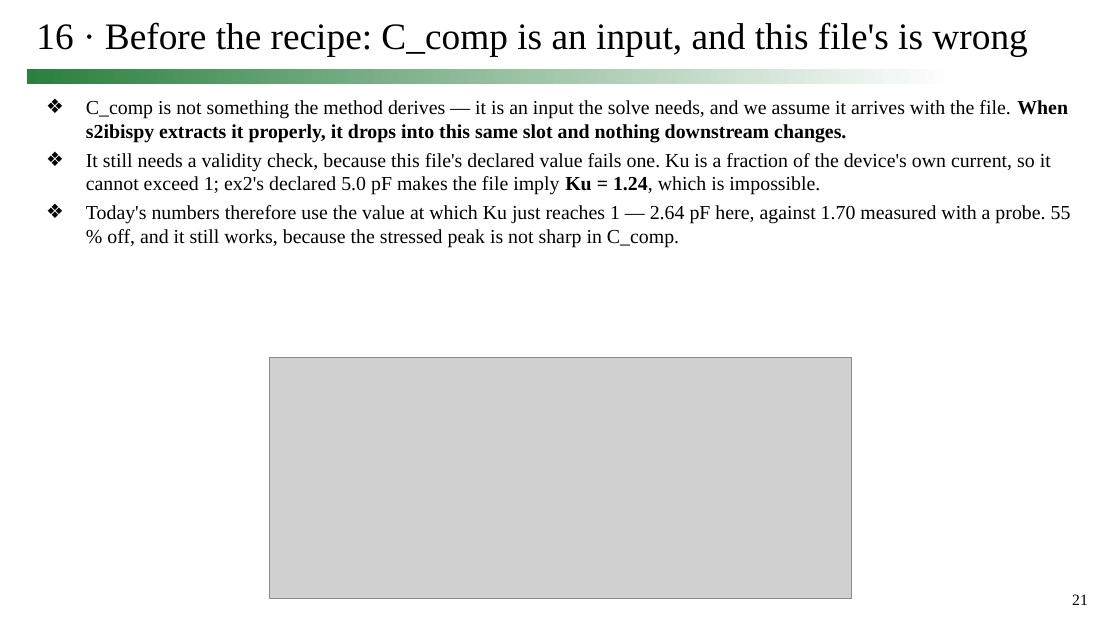
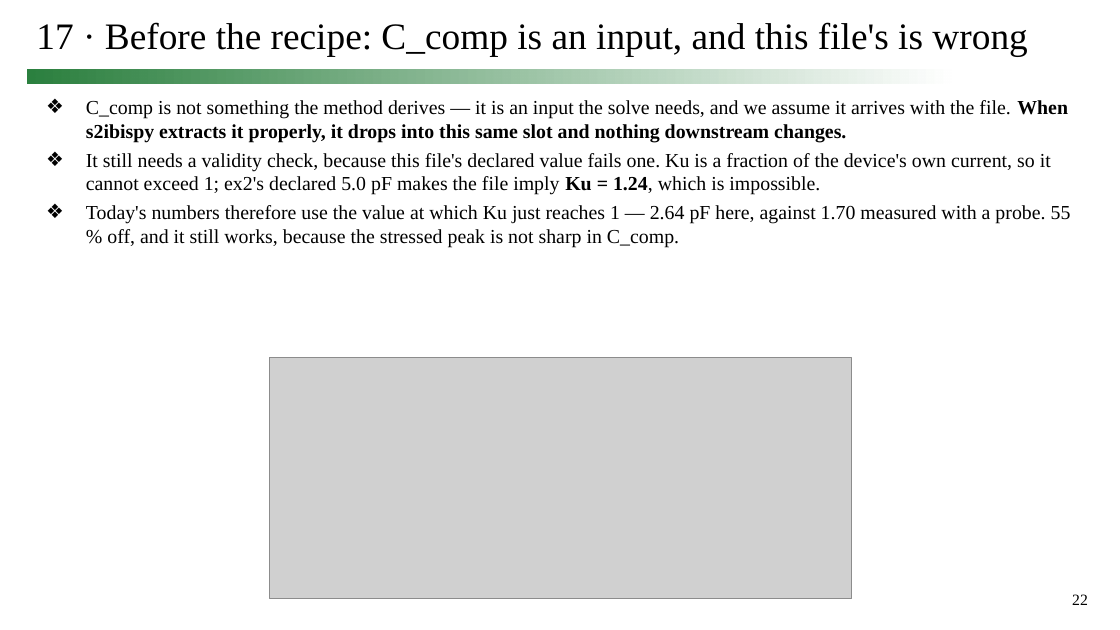
Before and after one commit to simon9721/ibis_comparison, a slide deck: slide 22 of results/meeting_deck_2026-09-24/0924_track1_story.pptx (slide 21 before the commit). Drawn at 1120x630 pixels with LibreOffice and Linux fonts; fonts in the diff are those of the drawing; grey boxes stand for pictures. Boxes give left, top, right and bottom in pixels: in the first picture for what was removed or moved away, otherwise in the second. Text is boxed around its words. In the diff, an @@ line names an element or a change of style, - is before the commit and + after.

```diff
--- a/results/meeting_deck_2026-09-24/0924_track1_story.pptx
+++ b/results/meeting_deck_2026-09-24/0924_track1_story.pptx
@@ title at (x1=36, y1=22, x2=1027, y2=57): text changed @@
-16 · Before the recipe: C_comp is an input, and this file's is wrong
+17 · Before the recipe: C_comp is an input, and this file's is wrong
@@ page number at (x1=1072, y1=594, x2=1088, y2=605): text changed @@
-21
+22
```
Also in this commit, not shown: 13 other slides changed, 1 slide added, 5 other files.
